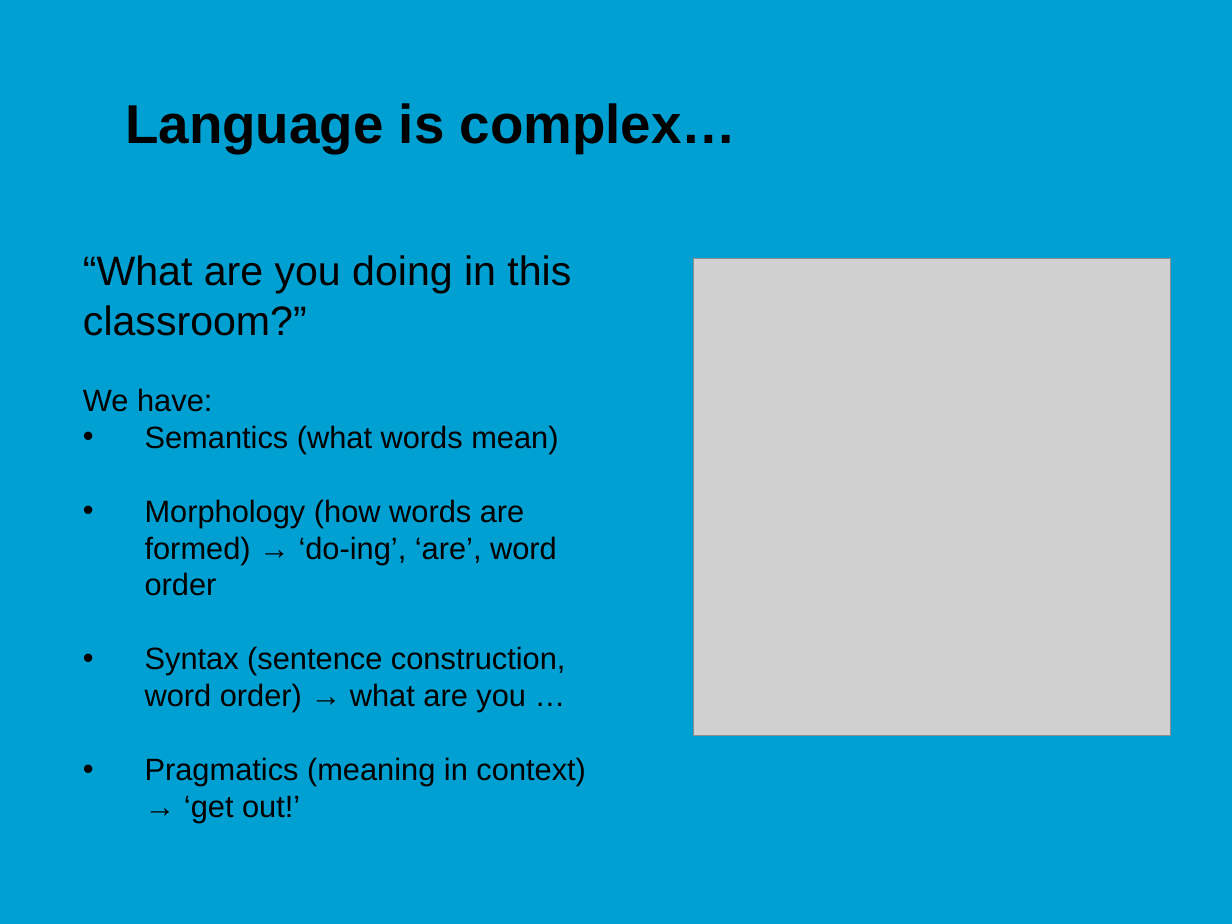
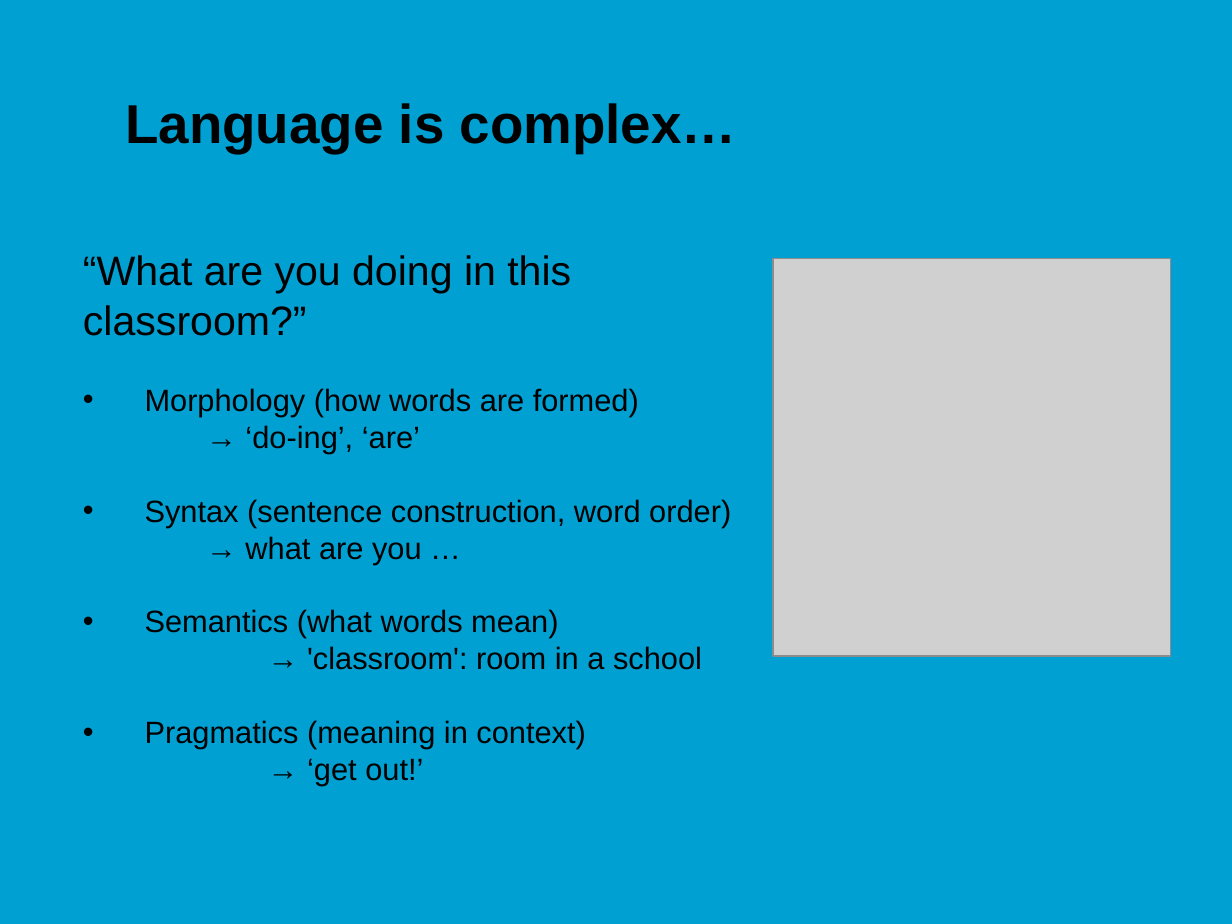
Before and after one commit to jonasmoons/data-driven-learning, a slide deck: slide 6 of slides/Week 6 - text mining.pptx. Drawn at 1232x924 pixels with LibreOffice and Linux fonts; fonts in the diff are those of the drawing; grey boxes stand for pictures; background and template pictures are left out. Boxes give left, top, right and bottom in pixels: in the first picture for what was removed or moved away, otherwise in the second. Text is boxed around its words. In the diff, an @@ line names an element or a change of style, - is before the commit and + after.

```diff
--- a/slides/Week 6 - text mining.pptx
+++ b/slides/Week 6 - text mining.pptx
@@ picture: place and size @@
-picture at (694,259,1170,736)
+picture at (772,259,1170,657)
@@ text at (145,388,731,564): text changed @@
-We have:
+• Morphology (how words are formed)
+→ ‘do-ing’, ‘are’
+• Syntax (sentence construction, word order)
+→ what are you …
@@ text at (145,646,702,786): text changed @@
-• Morphology (how words are formed) → ‘do-ing’, ‘are’, word order
-• Syntax (sentence construction, word order) → what are you …
-• Pragmatics (meaning in context) → ‘get out!’
+  → 'classroom': room in a school
+• Pragmatics (meaning in context)
+  → ‘get out!’
```
Also in this commit, not shown: 12 other slides changed, 2 slides added, 1 slide removed, 3 other files.
